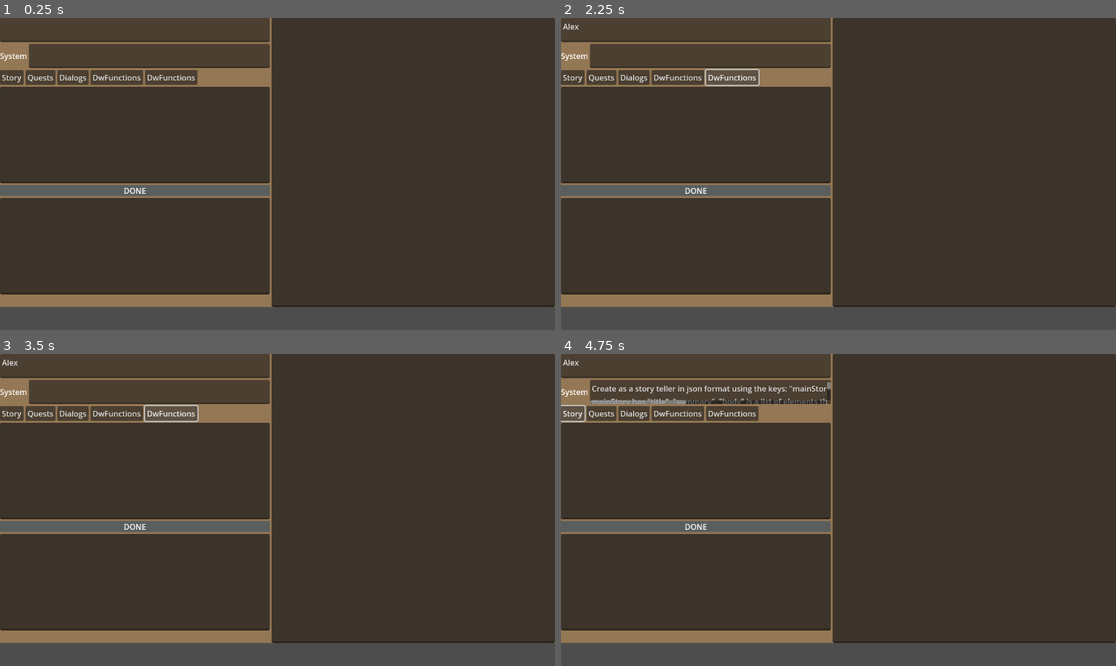
Above: before the commit, frames 1-4 (two rows, left to right).
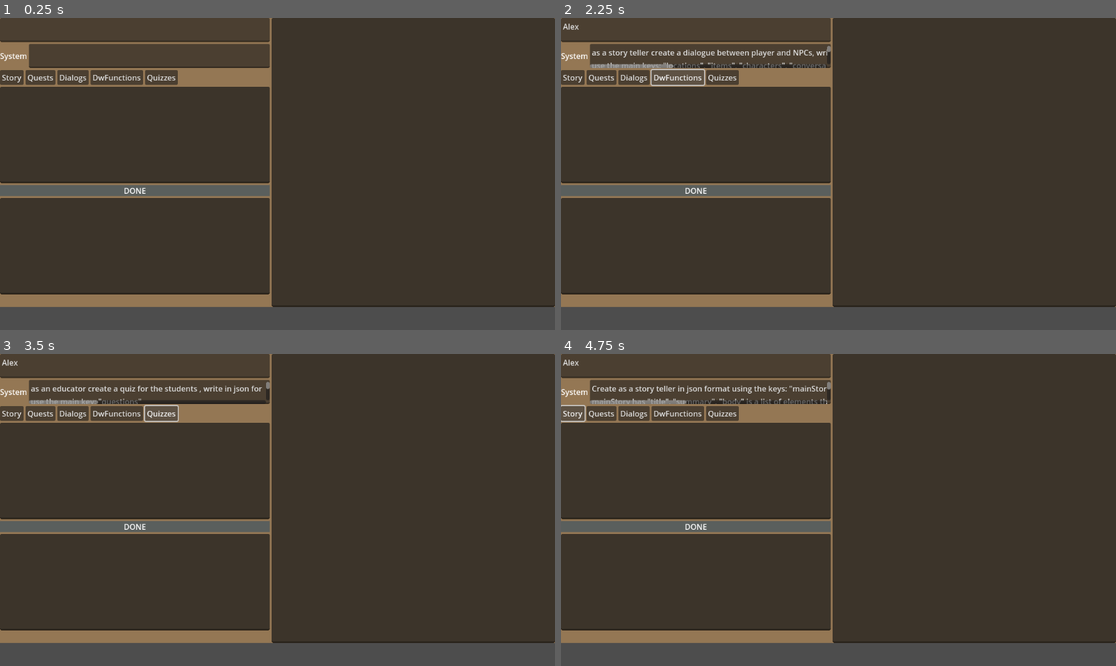
Above: after the commit, the same moments.

Repository: rgilpt/UseLLMs
Game: Godot game, scene res://world.tscn
Same seed, same stepped clock (60 frames per second), same inputs: the game is played once before the commit and once after it.
Inputs (mouse positions are in pixels of both pictures, inside the frame that each line leads up to):
- Up to frame 1 (0.25 s): no input
- Up to frame 2 (2.25 s): click (694, 30) at 0.52 s; type "Alex" at 0.6 s; click (710, 55) at 0.75 s; type "Alex" at 0.83 s; click "DwFunctions" at 1.25 s; click "DwFunctions" at 2 s
- Up to frame 3 (3.5 s): click "DwFunctions" (after the commit: "Quizzes") at 2.75 s
- Up to frame 4 (4.75 s): click "Story" at 3.5 s; click "Story" at 4.25 s

The runs differ from the first frame. In frame 1, 0.2% of the frame differs, in the area x 26-36%, y 16-22%; in frame 2, 1.3%, in the area x 5-49%, y 8-22%; in frame 3, 1.0%; in frame 4, 0.2%.

Commit message:
+Add: Quizzes

Diff:
--- /dev/null
+++ b/7.x.usellms/quizzes/firstQ1.json
@@ -0,0 +1,125 @@
+
+{
+	"questions": [
+		{
+			"id": 1,
+			"text": "Quem foi o filósofo que nasceu em Estagira, no Reino de Macedônia?",
+			"answers": [
+				{"id": 1, "correct": true, "text": "Aristóteles", "explanation": ""},
+				{"id": 2, "correct": false, "text": "Sócrates"},
+				{"id": 3, "correct": false, "text": "Platão"},
+				{"id": 4, "correct": false, "text": "Heraclito"}
+			],
+			"skill": "moderate",
+			"emotion": "challenge"
+		},
+		{
+			"id": 2,
+			"text": "Quem foi o fundador da Academia em Atenas?",
+			"answers": [
+				{"id": 1, "correct": true, "text": "Platão", "explanation": ""},
+				{"id": 2, "correct": false, "text": "Aristóteles"},
+				{"id": 3, "correct": false, "text": "Sócrates"},
+				{"id": 4, "correct": false, "text": "Epicuro"}
+			],
+			"skill": "moderate",
+			"emotion": "normal"
+		},
+		{
+			"id": 3,
+			"text": "Quem foi o filósofo que desenvolveu a teoria da forma e substância?",
+			"answers": [
+				{"id": 1, "correct": true, "text": "Aristóteles", "explanation": ""},
+				{"id": 2, "correct": false, "text": "Platão"},
+				{"id": 3, "correct": false, "text": "Heraclito"},
+				{"id": 4, "correct": false, "text": "Epicuro"}
+			],
+			"skill": "hard",
+			"emotion": "sneaky"
+		},
+		{
+			"id": 4,
+			"text": "Quem foi o filósofo que escreveu 'Os Pensamentos'?",
+			"answers": [
+				{"id": 1, "correct": true, "text": "Epicuro", "explanation": ""},
+				{"id": 2, "correct": false, "text": "Sócrates"},
+				{"id": 3, "correct": false, "text": "Platão"},
+				{"id": 4, "correct": false, "text": "Aristóteles"}
+			],
+			"skill": "easy",
+			"emotion": "motivation"
+		},
+		{
+			"id": 5,
+			"text": "Quem foi o filósofo que desenvolveu a teoria da justiça distributiva?",
+			"answers": [
+				{"id": 1, "correct": true, "text": "Aristóteles", "explanation": ""},
+				{"id": 2, "correct": false, "text": "Platão"},
+				{"id": 3, "correct": false, "text": "Epicuro"},
+				{"id": 4, "correct": false, "text": "Heraclito"}
+			],
+			"skill": "moderate",
+			"emotion": "challenge"
+		},
+		{
+			"id": 6,
+			"text": "Quem foi o filósofo que desenvolveu a teoria da alma?",
+			"answers": [
+				{"id": 1, "correct": true, "text": "Platão", "explanation": ""},
+				{"id": 2, "correct": false, "text": "Aristóteles"},
+				{"id": 3, "correct": false, "text": "Epicuro"},
+				{"id": 4, "correct": false, "text": "Heraclito"}
+			],
+			"skill": "hard",
+			"emotion": "sneaky"
+		},
+		{
+			"id": 7,
+			"text": "Quem foi o filósofo que desenvolveu a teoria da virtude?",
+			"answers": [
+				{"id": 1, "correct": true, "text": "Aristóteles", "explanation": ""},
+				{"id": 2, "correct": false, "text": "Platão"},
+				{"id": 3, "correct": false, "text": "Epicuro"},
+				{"id": 4, "correct": false, "text": "Heraclito"}
+			],
+			"skill": "moderate",
+			"emotion": "challenge"
+		},
+		{
+			"id": 8,
+			"text": "Quem foi o filósofo que escreveu 'Os Diálogos'?",
+			"answers": [
+				{"id": 1, "correct": true, "text": "Platão", "explanation": ""},
+				{"id": 2, "correct": false, "text": "Aristóteles"},
+				{"id": 3, "correct": false, "text": "Sócrates"},
+				{"id": 4, "correct": false, "text": "Epicuro"}
+			],
+			"skill": "easy",
+			"emotion": "motivation"
+		},
+		{
+			"id": 9,
+			"text": "Quem foi o filósofo que desenvolveu a teoria da causalidade?",
+			"answers": [
+				{"id": 1, "correct": true, "text": "Aristóteles", "explanation": ""},
+				{"id": 2, "correct": false, "text": "Platão"},
+				{"id": 3, "correct": false, "text": "Epicuro"},
+				{"id": 4, "correct": false, "text": "Heraclito"}
+			],
+			"skill": "hard",
+			"emotion": "sneaky"
+		},
+		{
+			"id": 10,
+			"text": "Quem foi o filósofo que desenvolveu a teoria da justiça redistributiva?",
+			"answers": [
+				{"id": 1, "correct": true, "text": "Aristóteles", "explanation": ""},
+				{"id": 2, "correct": false, "text": "Platão"},
+				{"id": 3, "correct": false, "text": "Epicuro"},
+				{"id": 4, "correct": false, "text": "Heraclito"}
+			],
+			"skill": "moderate",
+			"emotion": "challenge"
+		}
+	]
+}
--- a/7.x.usellms/world.gd
+++ b/7.x.usellms/world.gd
@@ -12,7 +12,7 @@
 @onready var text_edit_json: TextEdit = $PanelContainer/HBoxContainer/VBoxContainer/TextEditJSON
 
 var json_output = false
-
+var max_tokens = -1
 # Called when the node enters the scene tree for the first time.
 func _ready() -> void:
 	pass # Replace with function body.
@@ -35,8 +35,15 @@
 	text_edit_history.text += "Robot: " + text_edit_2.text + "\n"
 
 	if json_output:
-		var new_json = response["choices"][0]["message"]["content"].split("```")[1]
-		text_edit_json.set_text(new_json)
+		var json_content = response["choices"][0]["message"]["content"]
+		if json_content.contains("```"):
+			var new_json = json_content.split("```")[1]
+
+			if new_json.contains("json"):
+				new_json = new_json.split("json")[1]
+			text_edit_json.set_text(new_json)
+		else:
+			text_edit_json.set_text(json_content)
 
 
 func _on_text_edit_text_changed() -> void:
@@ -60,8 +67,9 @@
 			"messages": [
 				{"role": "system", "content": system_content},
 				{"role": "user", "content": text },
-			]
 
+			],
+			"max_tokens": max_tokens
 		})
 
 	var error = http_request.request("http://localhost:1234/v1/chat/completions", ["Content-Type: application/json"], HTTPClient.METHOD_POST, body)
@@ -79,6 +87,7 @@
 decisions are applied only to the player.
 events have id, name, links. The events can be triggered by conditions or decisions and uses links to connect'
 	json_output = true
+	max_tokens = -1
 
 
 func _on_button_2_pressed() -> void:
@@ -96,6 +105,7 @@
 action object can be: bring , explore, attack, kill, ask, trade, discover, craft, socialize
 '
 	json_output = true
+	max_tokens = -1
 
 func _on_button_3_pressed() -> void:
 	### Dialogue
@@ -109,6 +119,7 @@
 response_options have an "id" and "text"
 '
 	json_output = true
+	max_tokens = -1
 
 func _on_button_4_pressed() -> void:
 	### Dialogue with functions
@@ -123,7 +134,17 @@
 function can be: "improve_relation", "disimprove_relation", "action", "reward", "decline_task", "ask_about_reward"
 '
 	json_output = true
+	max_tokens = -1
 
 func _on_button_5_pressed() -> void:
-	text_edit_system.text =''
-	json_output = false
+	text_edit_system.text ='as an educator create a quiz for the students , write in json format
+use the main key: "questions"
+The questions have integer "id", "text", "answers", "skill" and "emotion" that can instil motivation, challenge, normal or sneaky.
+The answers are a list of objects between 2 and a maximum of 5  and have integer "id", "correct" that is true or false, "text" and if possible, add "explanation" field to give extra feedback or explanaitions about the correct answer.
+Skill have 3 levels: easy, moderate and hard.
+Create the json only refering to the questions and answers.
+'
+#No explanation, no HTML, no javascript.
+#Maximum of 5000 tokens.
+	json_output = true
+	max_tokens = 5000
--- a/7.x.usellms/world.tscn
+++ b/7.x.usellms/world.tscn
@@ -58,7 +58,7 @@
 
 [node name="Button5" type="Button" parent="PanelContainer/HBoxContainer/VBoxContainer/HBoxContainer2"]
 layout_mode = 2
-text = "DwFunctions"
+text = "Quizzes"
 
 [node name="TextEdit2" type="TextEdit" parent="PanelContainer/HBoxContainer/VBoxContainer"]
 custom_minimum_size = Vector2(0, 200)
